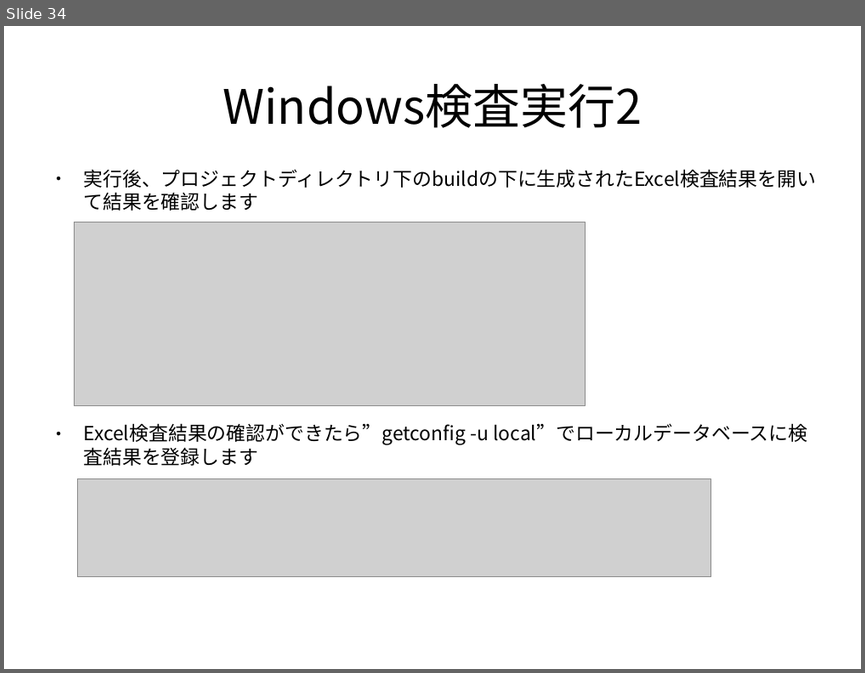
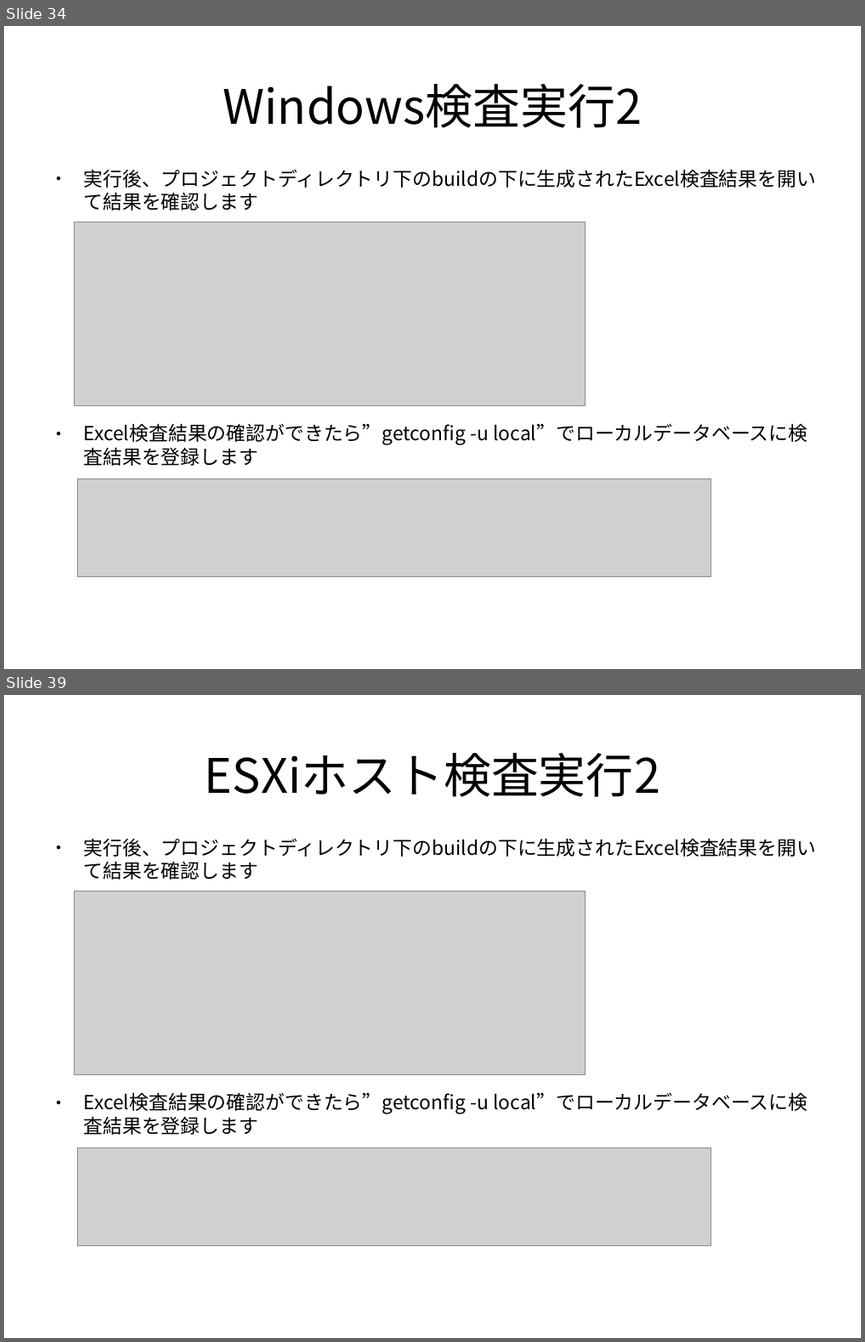
Before and after one commit to frsw3nr/gradle-server-acceptance, a slide deck: docs/jp/tutorial_test_pc.pptx. Shown one above the other, each under a label of ours: slide 34 before the commit, slides 34 and 39 after it; the slides between them are not shown. The pictures are 865x673 and 865x1342 pixels, drawn with LibreOffice and Linux fonts; fonts in the diff are those of the drawing; grey boxes stand for pictures. Boxes give left, top, right and bottom in pixels: in the first picture for what was removed or moved away, otherwise in the second. Text is boxed around its words. In the diff, an @@ line names an element or a change of style, - is before the commit and + after.

```diff
--- a/docs/jp/tutorial_test_pc.pptx
+++ b/docs/jp/tutorial_test_pc.pptx
@@ slide 39 added at bbox=[4, 695, 861, 1338], background #FFFFFF @@
@@ text added at bbox=[205, 753, 660, 797], 44 pt, text #000000 @@
+ESXiホスト検査実行2
@@ text added at bbox=[84, 838, 817, 857], 18 pt, text #000000 @@
+● 実行後、プロジェクトディレクトリ下のbuildの下に生成されたExcel検査結果を開いて結果を確認します
@@ picture added at bbox=[74, 891, 585, 1074] @@
@@ text added at bbox=[84, 1092, 807, 1134], 18 pt, text #000000 @@
+● Excel検査結果の確認ができたら”getconfig -u local”でローカルデータベースに検査結果を登録します
@@ picture added at bbox=[77, 1148, 710, 1247] @@
```
Also in this commit, not shown: 2 slides changed, 4 other slides added, 1 other file.
